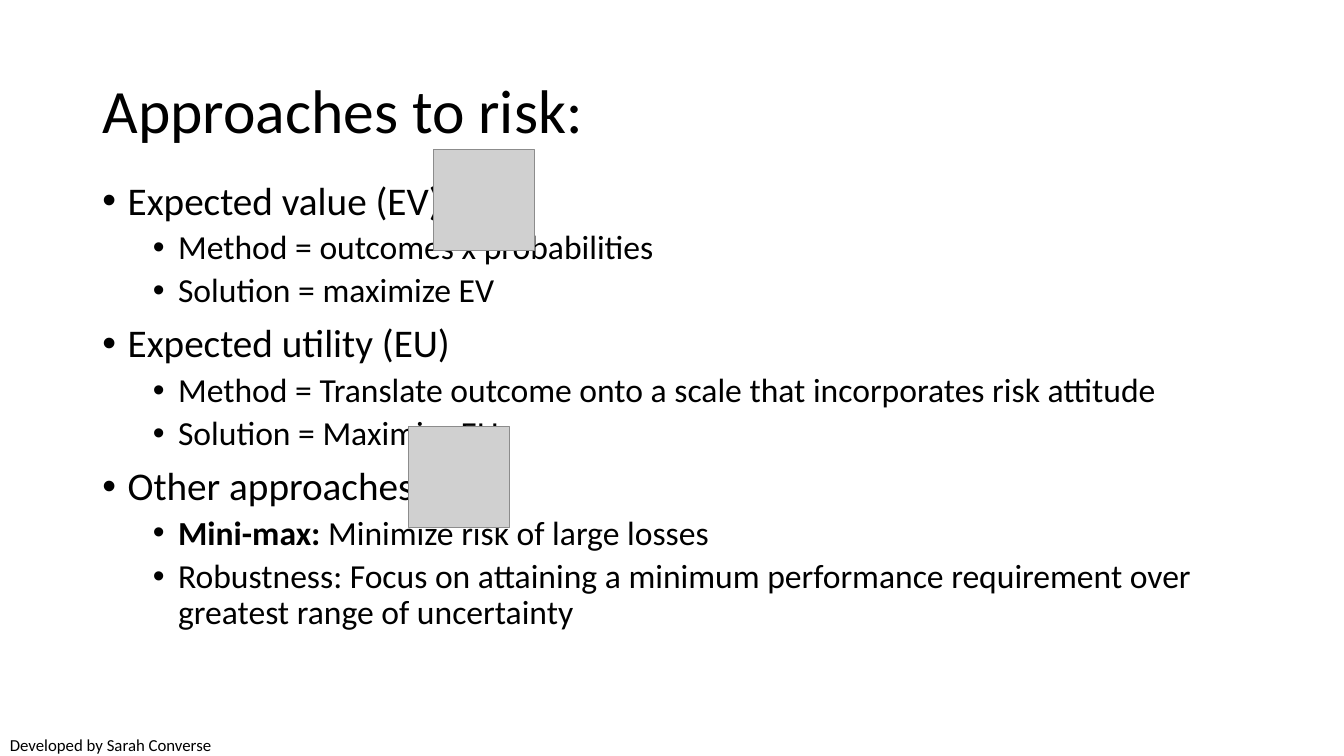
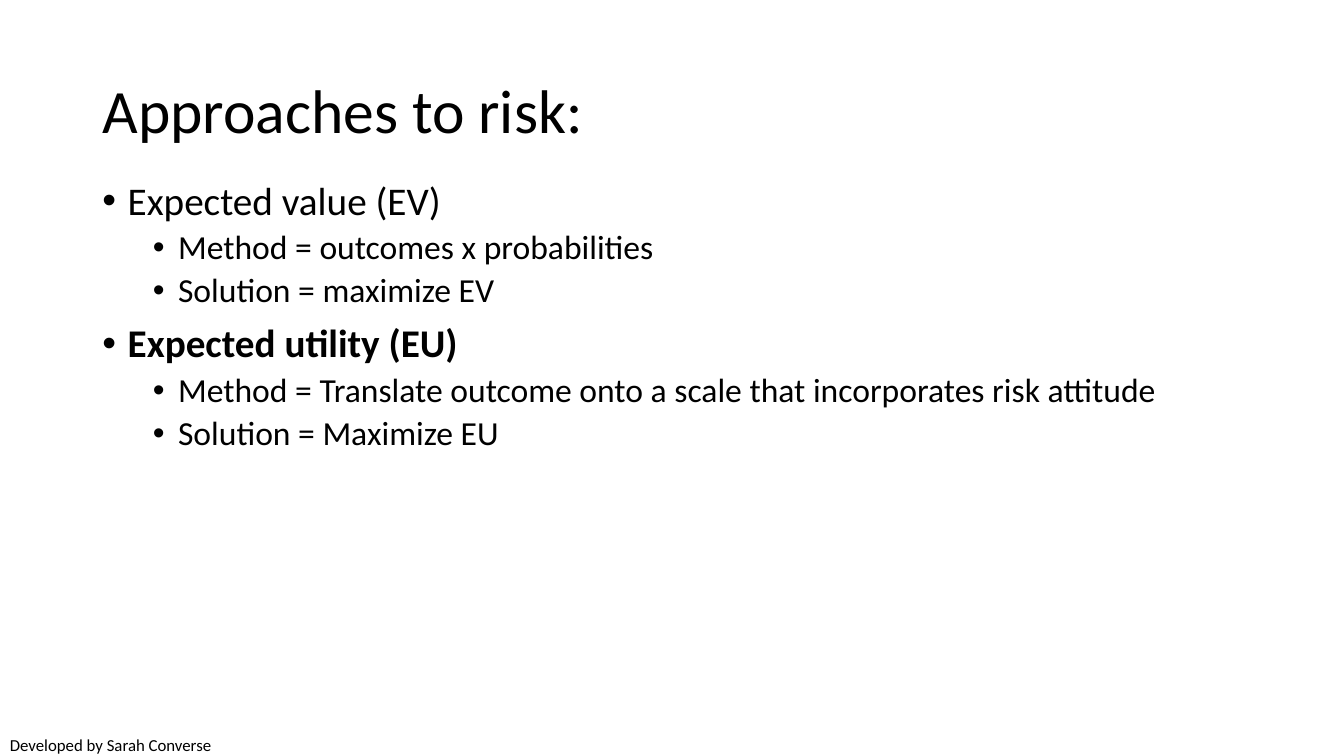
Before and after one commit to briellekthompson/NATR_8001_DecisionAnalysis_Fall25_Mizzou, a slide deck: slide 18 of material/Week7-UncertaintyPart2-Risk/Week7_SDM_Mizzou.pptx (slide 31 before the commit). Drawn at 1344x756 pixels with LibreOffice and Linux fonts; fonts in the diff are those of the drawing; grey boxes stand for pictures; background and template pictures are left out. Boxes give left, top, right and bottom in pixels: in the first picture for what was removed or moved away, otherwise in the second. Text is boxed around its words. In the diff, an @@ line names an element or a change of style, - is before the commit and + after.

```diff
--- a/material/Week7-UncertaintyPart2-Risk/Week7_SDM_Mizzou.pptx
+++ b/material/Week7-UncertaintyPart2-Risk/Week7_SDM_Mizzou.pptx
@@ picture removed at (x1=434, y1=149, x2=534, y2=250) @@
@@ text at (x1=128, y1=328, x2=458, y2=363): bold on in "Expected utility (EU)" @@
@@ picture removed at (x1=409, y1=426, x2=510, y2=527) @@
@@ text at (x1=128, y1=467, x2=1191, y2=630): paragraphs removed @@
-• Other approaches
-  • Mini-max: Minimize risk of large losses
-  • Robustness: Focus on attaining a minimum performance requirement over greatest range of uncertainty
```
Also in this commit, not shown: 13 other slides changed, 9 slides added, 1 slide removed, 1 other file.
